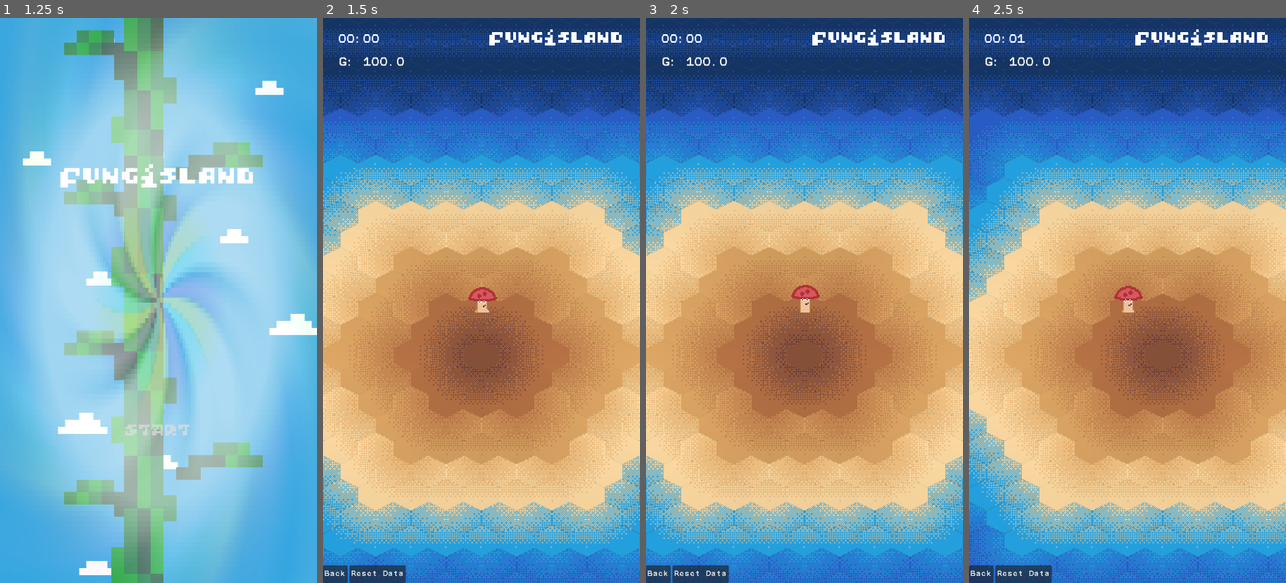
Above: before the commit, frames 1-4 (left to right).
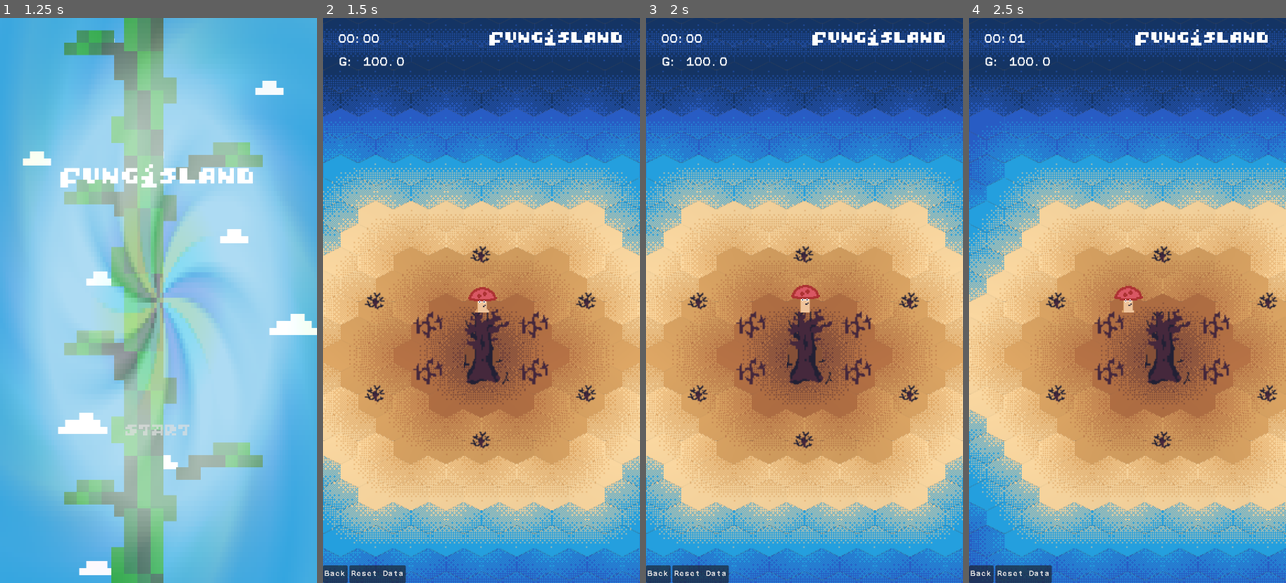
Above: after the commit, the same moments.

Repository: divergent-rainbows/shroomtide
Game: Godot game, scene res://world/start_screen.tscn
Two runs of this game, one before a commit and one after it. Both use one fixed random seed, a clock stepped at 60 frames per second and the inputs below.
Inputs (mouse positions are in pixels of both pictures, inside the frame that each line leads up to):
- Up to frame 1 (1.25 s): tap Enter (ui_accept) at 0.5, 0.77 s; move the mouse to (228, 272) at 0.52 s; hold Right (ui_right) from 0.53 s (still down); click (228, 272) at 0.67 s
- Up to frame 2 (1.5 s): keep holding Right (ui_right); move the mouse to (418, 328) at 1.27 s
- Up to frame 3 (2 s): keep holding Right (ui_right); tap Enter (ui_accept) at 1.52 s
- Up to frame 4 (2.5 s): move the mouse to (1159, 176) at 2.02 s; release Right (ui_right) at 2.03 s; hold Left (ui_left) from 2.03 s (still down)

Frame 1 is identical in both runs. In frame 2, 2.3% of the frame differs, in the area x 13-87%, y 40-77%; in frame 3, 2.3%; in frame 4, 2.3%, in the area x 24-98%, y 40-77%.
Error before the commit: Compile Error: Failed to compile depended scripts. (res://scripts/plant_data.gd:0)

Commit message:
Adjust project window settings to expand game to screen

Diff:
--- a/project.godot
+++ b/project.godot
@@ -17,7 +17,7 @@
 
 [autoload]
 
-Console="*res://console_debug.gd"
+Console="*res://scripts/console_debug.gd"
 Save="*res://scripts/save_manager.gd"
 Eco="*res://scripts/eco_manager.gd"
 Global="*res://scripts/global.gd"
@@ -28,6 +28,7 @@
 window/size/viewport_width=720
 window/size/viewport_height=1280
 window/stretch/mode="viewport"
+window/stretch/aspect="expand"
 window/handheld/orientation=1
 
 [dotnet]
